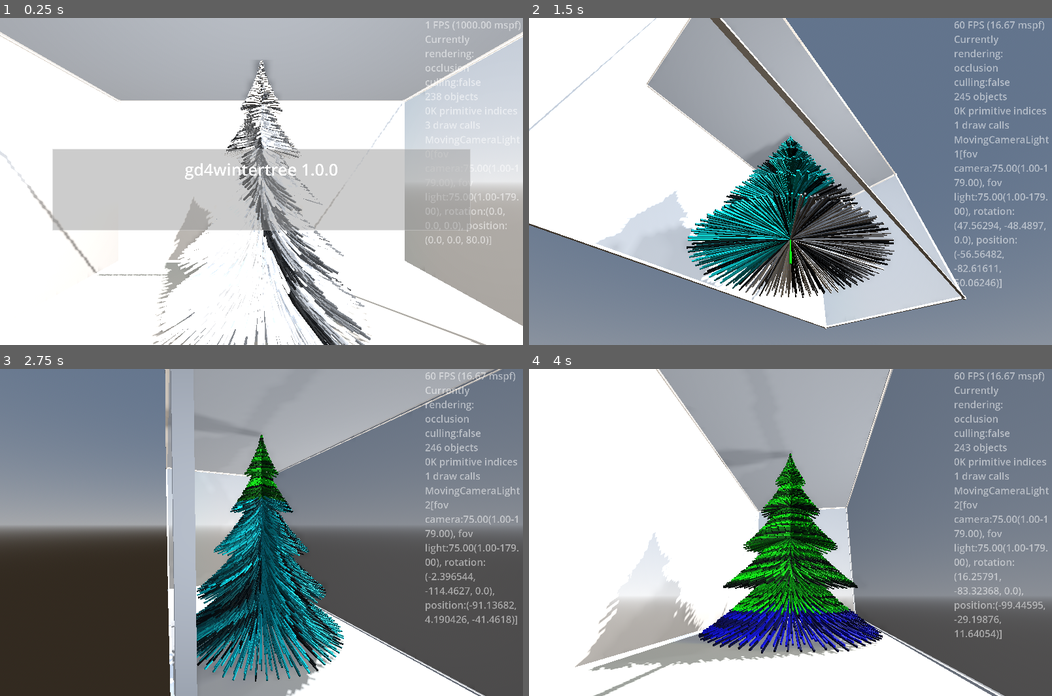
Above: before the commit, frames 1-4 (two rows, left to right).
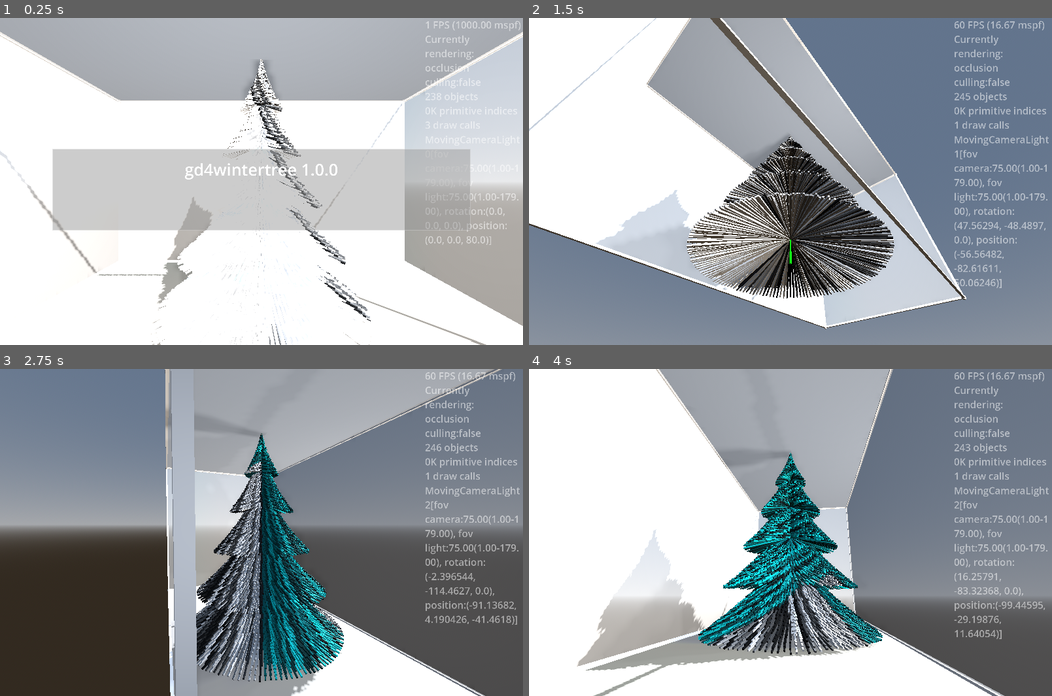
Above: after the commit, the same moments.

Repository: kasworld/gd4wintertree
Game: Godot game, scene res://main.tscn
Two runs of this game, one before a commit and one after it. Both use one fixed random seed, a clock stepped at 60 frames per second and the inputs below.
Inputs (mouse positions are in pixels of both pictures, inside the frame that each line leads up to):
- Up to frame 1 (0.25 s): no input
- Up to frame 2 (1.5 s): tap Enter at 0.5 s; move the mouse to (905, 165) at 0.52 s; hold Right 0.53-1.28 s; tap Q at 0.6 s; click (905, 165) at 0.67 s; move the mouse to (685, 197) at 1.27 s; hold Down from 1.28 s (still down); tap E at 1.35 s
- Up to frame 3 (2.75 s): move the mouse to (313, 460) at 2.02 s; release Down at 2.03 s; hold Right from 2.03 s (still down); tap Enter at 2.1 s
- Up to frame 4 (4 s): move the mouse to (764, 597) at 2.77 s; release Right at 2.78 s; hold Up 2.78-3.53 s; tap Q at 2.85 s; click (764, 597) at 2.92 s; move the mouse to (947, 581) at 3.52 s; hold Left from 3.53 s (still down); tap E at 3.6 s

The runs differ from the first frame. In frame 1, 6.2% of the frame differs, in the area x 28-71%, y 12-100%; in frame 2, 10%, in the area x 16-70%, y 36-86%; in frame 3, 9.7%; in frame 4, 9.5%.

Commit message:
add multi_mesh_line_by_pos

Diff:
--- a/line_tree/line_tree.gd
+++ b/line_tree/line_tree.gd
@@ -1,6 +1,5 @@
 extends Node3D
 class_name LineTree
-
 
 func get_lines() -> MultiMeshShape:
 	return $Lines
@@ -13,7 +12,7 @@
 	$Lines.set_gradient_color_all(co1,co2)
 	return self
 
-func init(h :float, w :float, y_count :int, line_width :float = 0.5, stage_count :int=5) -> LineTree:
+func init(h :float, w :float, y_count :int, w_branch_density :float = PI, line_width :float = 0.5, stage_count :int=5) -> LineTree:
 	$"중심기둥".mesh.top_radius = w/1000
 	$"중심기둥".mesh.bottom_radius = w/100
 	$"중심기둥".mesh.height = h
@@ -24,7 +23,7 @@
 		var y := y_step * yi
 		var rate := 1-float(yi) / float(y_count)
 		var r :float= lerp(w/100, w/2, rate ) + fposmod(rate*h, h/stage_count)*rate
-		lines.append_array(make_lines(y, y_step, w*1.5*(rate+0.1), 10*rate,r))
+		lines.append_array(make_lines(y, y_step, w*w_branch_density*(rate+0.1), 10*rate, r))
 	$Lines.multi_line_by_pos(lines, line_width, Color.WHITE)
 	return self
 
--- a/main.gd
+++ b/main.gd
@@ -47,7 +47,8 @@
 	$AxisArrow3D.set_colors().set_size(WorldSize.length()/10)
 	$FixedCameraLight.make_current()
 	$GlassCabinet.init(WorldSize)
-	$LineTree.init(WorldSize.y, WorldSize.z/2, 100,
+
+	$LineTree.init(WorldSize.y, WorldSize.z/2, 100, PI, 0.5,
 		).set_center_color(Color.GREEN)
 	$LineTree.position.y = - WorldSize.y/2
 	line_tree_inst_index = $LineTree.make_index_array()
--- a/multi_mesh_shape/multi_mesh_shape.gd
+++ b/multi_mesh_shape/multi_mesh_shape.gd
@@ -95,7 +95,10 @@
 	return self
 
 func multi_line_by_pos(pos_list:Array, wire_width :float, co :Color, alpha :float = 1.0) -> MultiMeshShape:
-	init_with_alpha(BoxMesh.new(), pos_list.size(), alpha, false)
+	return multi_mesh_line_by_pos(BoxMesh.new(), pos_list, wire_width, co, alpha)
+
+func multi_mesh_line_by_pos(mesh :Mesh, pos_list:Array, wire_width :float, co :Color, alpha :float = 1.0) -> MultiMeshShape:
+	init_with_alpha(mesh, pos_list.size(), alpha, false)
 	set_color_all(co)
 	for i in pos_list.size():
 		var p1 :Vector3 = pos_list[i][0]
@@ -108,6 +111,7 @@
 		t = t.scaled_local(wire_scale)
 		multimesh.set_instance_transform(i,t)
 	return self
+
 
 const CubePoints := [
 	Vector3(1,1,1),
